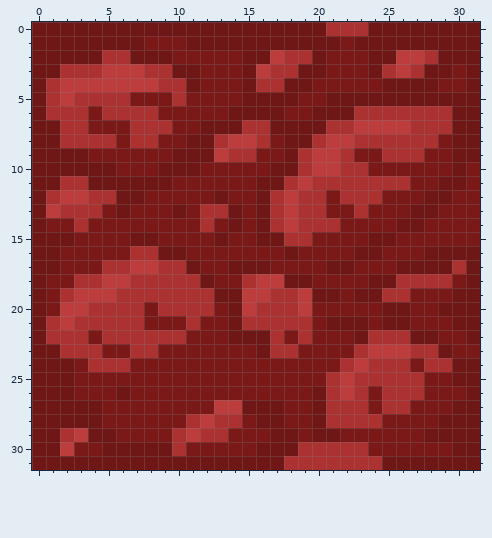
Pixel-art sprite -- Assets/floor_tex.png. That is the earlier state.
The file is 32x32 pixels.
The result:
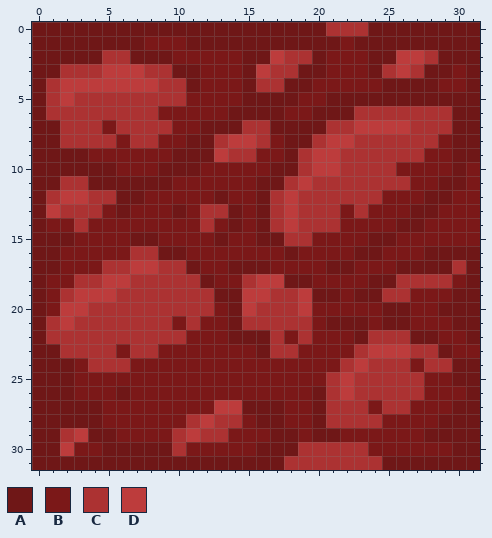
Palette (. is transparent): A #6f1717  B #7b1818  C #ac3232  D #bd3c3c
Edits made:
Colour B becomes colour C in row 5 at x 7 to 9; in row 6 at x 4; in row 7 at x 4 and 6; in row 9 at x 23 to 24; in row 10 at x 24 to 25; in rows 12 to 13 at x 21.
Colour B becomes colour C in row 20 at x 8; in row 21 at x 8 to 9; in row 22 at x 4; in row 23 at x 5; in row 26 at x 24.
